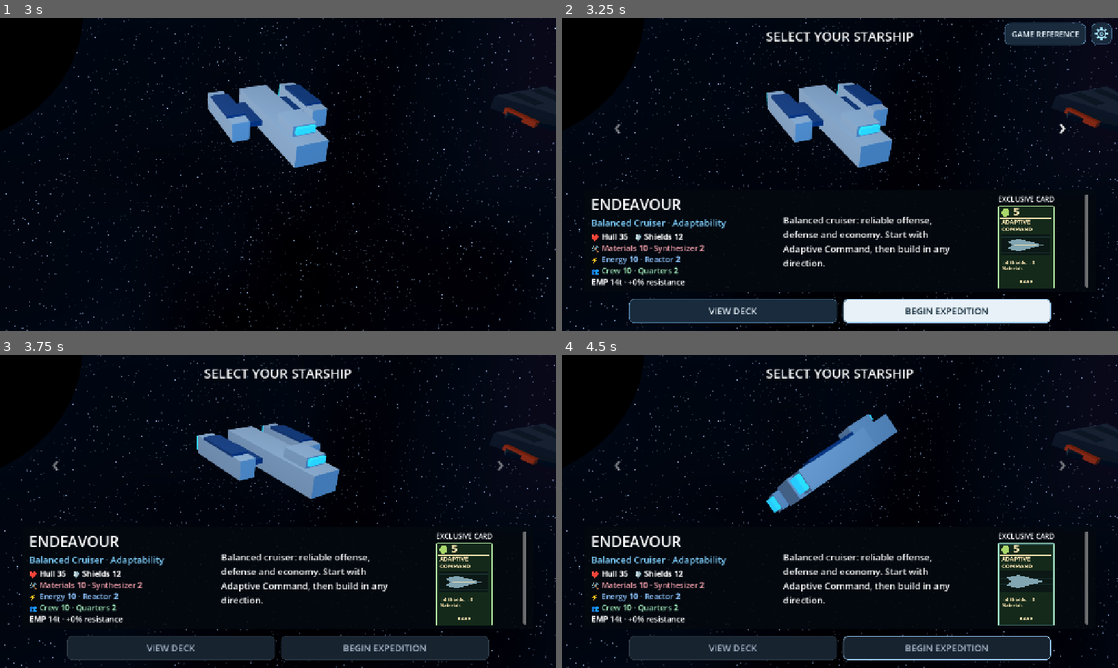
Above: before the commit, frames 1-4 (two rows, left to right).
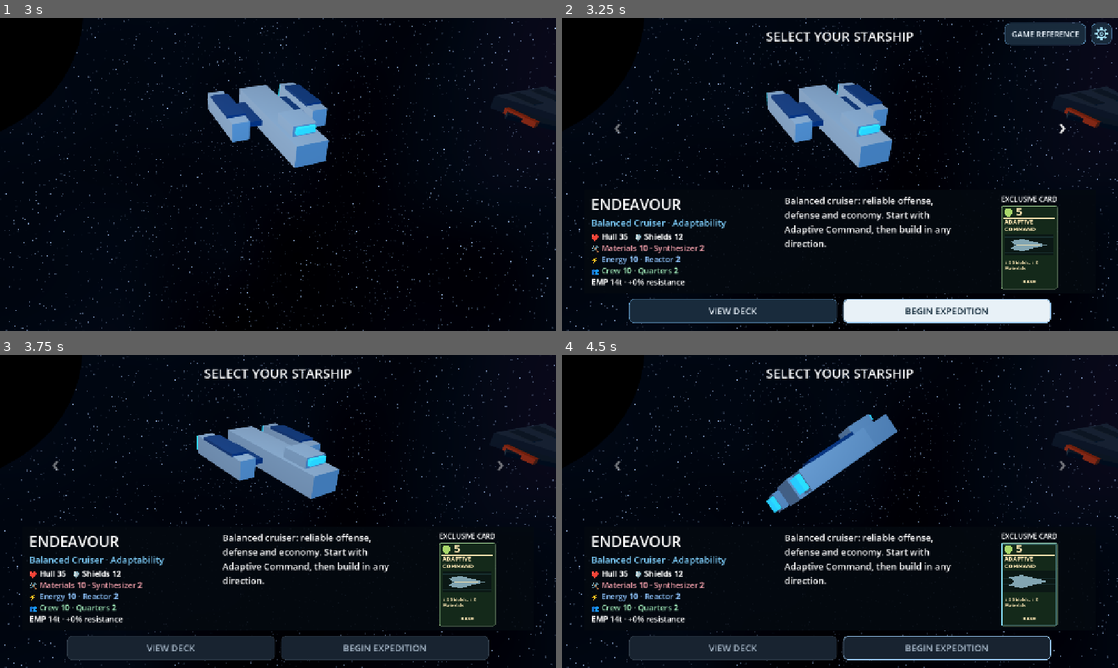
Above: after the commit, the same moments.

Repository: RPGMaster2000/arcospace
Game: Godot game, scene res://scenes/battle_setup.tscn
Two runs of this game, one before a commit and one after it. Both use one fixed random seed, a clock stepped at 60 frames per second and the inputs below. Sound files missing from this copy of the repository are replaced by a short silence.
Inputs (mouse positions are in pixels of both pictures, inside the frame that each line leads up to):
- Up to frame 1 (3 s): tap Enter (ui_accept) at 0.5, 0.77 s; move the mouse to (400, 158) at 0.52 s; hold Right (ui_right) 0.53-1.25 s; tap Tab at 0.6, 2.1 s; click (400, 158) at 0.67 s; drag from (166, 190) to (250, 237) at 1.27 s; move the mouse to (333, 105) at 2.02 s; hold Right (ui_right) 2.03-2.75 s; drag from (250, 237) to (111, 127) at 2.77 s
- Up to frame 2 (3.25 s): no input
- Up to frame 3 (3.75 s): click "BEGIN EXPEDITION" at 3.5 s
- Up to frame 4 (4.5 s): move the mouse to (1006, 558) at 4.27 s; hold Left (ui_left) from 4.28 s (still down); tap Tab at 4.35 s

Frame 1 is identical in both runs. In frame 2, 3.4% of the frame differs, in the area x 19-95%, y 56-88%; in frame 3, 3.4%; in frame 4, 3.5%.

Commit message:
Top-align ship info and prevent scroll positioning on ship selection

Diff:
--- a/scenes/battle_setup.tscn
+++ b/scenes/battle_setup.tscn
@@ -84,6 +84,7 @@
 [node name="Scroll" type="ScrollContainer" parent="Selection/Information/Margin"]
 layout_mode = 2
 horizontal_scroll_mode = 0
+vertical_scroll_mode = 0
 
 [node name="Column" type="HBoxContainer" parent="Selection/Information/Margin/Scroll"]
 size_flags_horizontal = 3
@@ -110,14 +111,14 @@
 [node name="Description" type="Label" parent="Selection/Information/Margin/Scroll/Column"]
 layout_mode = 2
 size_flags_horizontal = 3
-size_flags_vertical = 4
+size_flags_vertical = 0
 autowrap_mode = 2
 mouse_filter = 2
 
 [node name="Signature" type="VBoxContainer" parent="Selection/Information/Margin/Scroll/Column"]
 layout_mode = 2
 size_flags_horizontal = 3
-alignment = 1
+alignment = 0
 theme_override_constants/separation = 4
 mouse_filter = 2
 
@@ -129,7 +130,7 @@
 
 [node name="PortraitHost" type="CenterContainer" parent="Selection/Information/Margin/Scroll/Column/Signature"]
 layout_mode = 2
-size_flags_vertical = 3
+size_flags_vertical = 0
 mouse_filter = 2
 
 [node name="Stats" type="RichTextLabel" parent="Selection/Information/Margin/Scroll/Column/Identity"]
